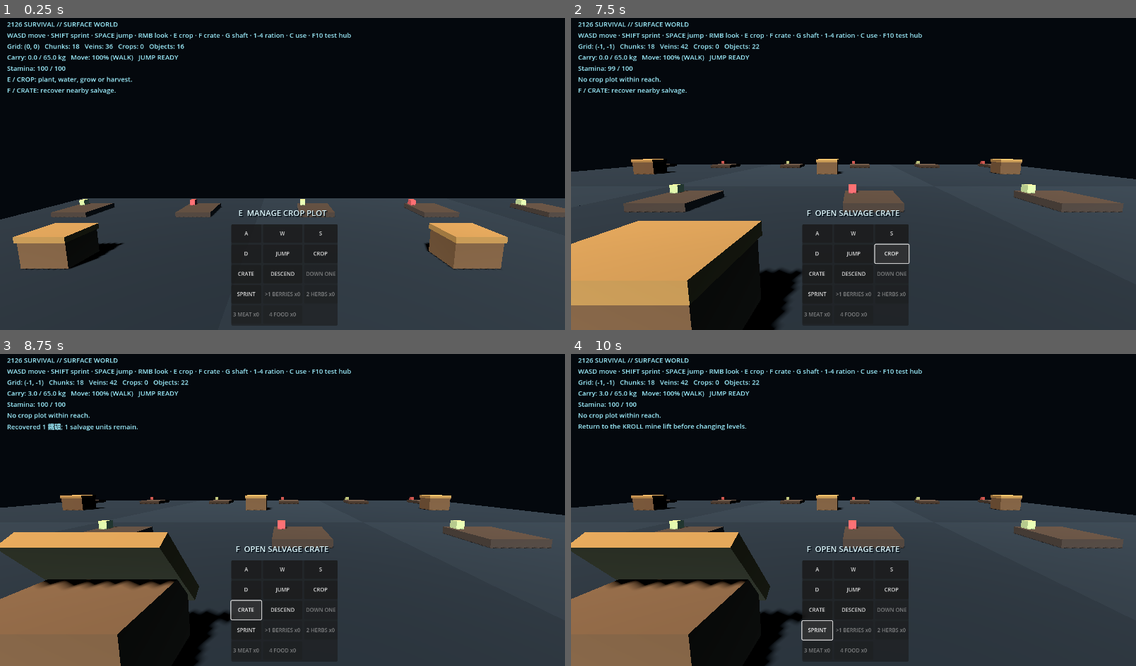
Above: before the commit, frames 1-4 (two rows, left to right).
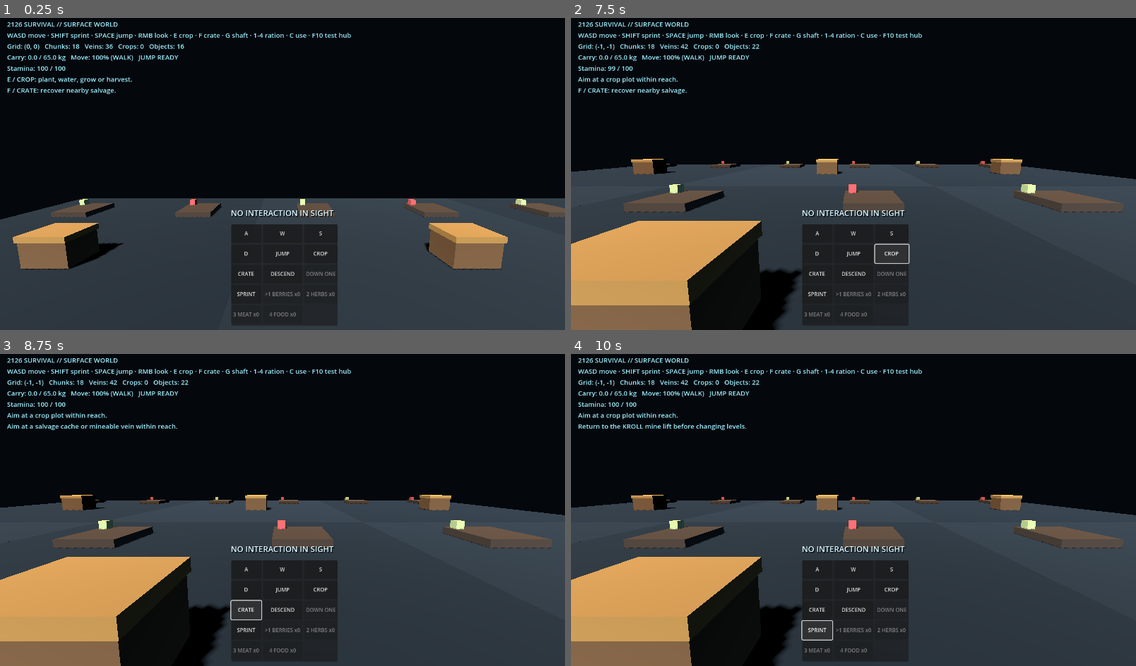
Above: after the commit, the same moments.

Repository: qaqp980520-prog/2126-Survival
Game: Godot game, scene res://world/SurfaceWorld.tscn
The game is run twice, just before and just after one commit, with the same random seed, the same clock (stepped at 60 frames per second) and the same inputs.
Inputs (mouse positions are in pixels of both pictures, inside the frame that each line leads up to):
- Up to frame 1 (0.25 s): no input
- Up to frame 2 (7.5 s): tap Enter at 0.5 s; move the mouse to (825, 236) at 0.52 s; hold W 0.53-1.25 s; tap Q at 0.6 s; click (825, 236) at 0.67 s; tap Space at 0.77 s; drag from (1023, 217) to (825, 236) at 1.27 s; click "A" at 2 s; click "W" at 2.75 s; click "S" at 3.5 s; click "D" at 4.25 s; click "JUMP" at 5 s; move the mouse to (684, 124) at 5.77 s; hold A 5.78-6.5 s; tap T at 5.85 s; drag from (881, 170) to (684, 124) at 6.52 s; click "CROP" at 7.25 s
- Up to frame 3 (8.75 s): click "CRATE" at 8 s
- Up to frame 4 (10 s): click "DESCEND" at 8.75 s; click "SPRINT" at 9.5 s

The runs differ from the first frame. In frame 1, 0.3% of the frame differs, in the area x 40-60%, y 61-64%; in frame 2, 0.5%; in frame 3, 11%, in the area x 0-60%, y 11-100%; in frame 4, 11%.

Commit message:
Run 64: use camera raycast for production world interactions

Diff:
--- a/world/SurfaceWorld.gd
+++ b/world/SurfaceWorld.gd
@@ -12,6 +12,7 @@
 const MINE_ENTRY_UNDERGROUND: Vector3 = Vector3(1.5, -8.25, 7.5)
 const MINE_ACCESS_RANGE: float = 2.75
 const MINE_INTERACTION_RANGE: float = 3.5
+const INTERACTION_RAY_DISTANCE: float = 5.0
 const BASE_MOVE_SPEED: float = 5.0
 const BASE_JUMP_SPEED: float = 7.0
 const LEGACY_WORLD_SEED: int = 0
@@ -398,49 +399,30 @@
 func _interact_nearest_crop_plot(now_unix: int = -1) -> Dictionary:
 	if player == null or chunk_controller == null or crop_controller == null:
 		return {"ok": false, "action": "unavailable", "message": "Crop interaction is unavailable."}
-	var nearest: Node3D = null
-	var nearest_distance: float = 3.25
-	for plot in chunk_controller.get_loaded_crop_plots():
-		if not is_instance_valid(plot):
-			continue
-		var distance: float = player.global_position.distance_to(plot.global_position)
-		if distance <= nearest_distance:
-			nearest = plot
-			nearest_distance = distance
-	if nearest == null:
-		_crop_action_message = "No crop plot within reach."
+	var target: Dictionary = get_camera_interaction_target()
+	var selected_plot: Node3D = target.get("node") as Node3D if str(target.get("kind", "")) == "crop" else null
+	if selected_plot == null:
+		_crop_action_message = "Aim at a crop plot within reach."
 		_refresh_hud()
 		return {"ok": false, "action": "out_of_reach", "message": _crop_action_message}
 	var timestamp: int = now_unix if now_unix > 0 else int(Time.get_unix_time_from_system())
-	var result: Dictionary = nearest.call("interact", timestamp)
+	var result: Dictionary = selected_plot.call("interact", timestamp)
 	_crop_action_message = str(result.get("message", "Crop action completed."))
 	_refresh_hud()
 	return result
-
 func _interact_nearest_world_prop(now_unix: int = -1) -> Dictionary:
 	if player == null or chunk_controller == null:
 		return {"ok": false, "action": "unavailable", "message": "World-object interaction is unavailable."}
-	var nearest: Node3D = null
-	var nearest_distance: float = 3.25
-	for prop in chunk_controller.get_loaded_world_state_nodes():
-		if not is_instance_valid(prop):
-			continue
-		var distance: float = player.global_position.distance_to(prop.global_position)
-		if distance <= nearest_distance:
-			nearest = prop
-			nearest_distance = distance
-	# In mines, F selects the closest valid target: a salvage cache or a mineral vein.
-	if _is_underground:
-		var nearest_vein: Node3D = _get_nearest_mineable_vein()
-		if nearest_vein != null:
-			var vein_distance: float = player.global_position.distance_to(nearest_vein.global_position)
-			if nearest == null or vein_distance < nearest_distance:
-				return _interact_nearest_mineral(now_unix)
-	if nearest == null:
-		_world_object_action_message = "No salvage cache or mineable vein within reach." if _is_underground else "No salvage crate within reach."
+	var target: Dictionary = get_camera_interaction_target()
+	var target_kind: String = str(target.get("kind", ""))
+	var selected: Node3D = target.get("node") as Node3D
+	if target_kind == "vein":
+		return _interact_nearest_mineral(now_unix, selected)
+	if target_kind != "prop" or selected == null:
+		_world_object_action_message = "Aim at a salvage cache or mineable vein within reach."
 		_refresh_hud()
 		return {"ok": false, "action": "out_of_reach", "message": _world_object_action_message}
-	var result: Dictionary = nearest.call("interact_with_inventory", inventory_bridge)
+	var result: Dictionary = selected.call("interact_with_inventory", inventory_bridge)
 	var ok: bool = bool(result.get("ok", false))
 	var reason: String = str(result.get("reason", "unknown"))
 	var item_id: String = str(result.get("item_id", "iron_ore"))
@@ -458,7 +440,6 @@
 	result["message"] = _world_object_action_message
 	_refresh_hud()
 	return result
-
 func _get_nearest_mineable_vein() -> Node3D:
 	if not _is_underground or player == null or chunk_controller == null or not chunk_controller.has_method("get_loaded_mineral_nodes"):
 		return null
@@ -497,12 +478,25 @@
 	return UndergroundMineFactoryScript.make_chunk(now_unix, coord, layer_index, world_seed)
 
 func _build_mine_entrance_visual() -> void:
-	if DisplayServer.get_name() == "headless":
-		return
 	var marker := Node3D.new()
 	marker.name = "KrollMineShaftEntrance"
 	marker.position = MINE_ENTRY_SURFACE
+	var interaction_area := Area3D.new()
+	interaction_area.name = "InteractionArea"
+	interaction_area.collision_layer = 2
+	interaction_area.collision_mask = 0
+	interaction_area.monitoring = false
+	var interaction_collision := CollisionShape3D.new()
+	var interaction_shape := CylinderShape3D.new()
+	interaction_shape.radius = 1.4
+	interaction_shape.height = 2.2
+	interaction_collision.shape = interaction_shape
+	interaction_collision.position.y = 0.9
+	interaction_area.add_child(interaction_collision)
+	marker.add_child(interaction_area)
 	add_child(marker)
+	if DisplayServer.get_name() == "headless":
+		return
 	var hatch := MeshInstance3D.new()
 	hatch.name = "ShaftHatch"
 	var hatch_mesh := BoxMesh.new()
@@ -538,7 +532,6 @@
 	lamp.omni_range = 7.0
 	lamp.shadow_enabled = false
 	marker.add_child(lamp)
-
 func _toggle_mine_access() -> bool:
 	if player == null or mine_director == null:
 		_world_object_action_message = "Mine shaft is unavailable."
@@ -550,6 +543,11 @@
 	).length()
 	if horizontal_distance > MINE_ACCESS_RANGE:
 		_world_object_action_message = "Return to the KROLL mine lift before changing levels."
+		_refresh_hud()
+		return false
+	var aimed_target: Dictionary = get_camera_interaction_target()
+	if str(aimed_target.get("kind", "")) != "lift":
+		_world_object_action_message = "Aim at the KROLL mine lift before changing levels."
 		_refresh_hud()
 		return false
 	var now: int = int(Time.get_unix_time_from_system())
@@ -623,6 +621,11 @@
 		_refresh_hud()
 		return false
 	var current_layer: int = mine_director.get_layer_index(player.global_position)
+	var aimed_target: Dictionary = get_camera_interaction_target()
+	if str(aimed_target.get("kind", "")) != "lift":
+		_world_object_action_message = "Aim at the KROLL lift platform before descending."
+		_refresh_hud()
+		return false
 	if current_layer < 0 or current_layer >= UndergroundMineDirectorScript.MAX_LAYER_INDEX:
 		_world_object_action_message = "The maximum supported mine depth has been reached."
 		_refresh_hud()
@@ -653,14 +656,18 @@
 	_refresh_hud()
 	return true
 
-func _interact_nearest_mineral(_now_unix: int = -1) -> Dictionary:
+func _interact_nearest_mineral(_now_unix: int = -1, selected_vein: Node3D = null) -> Dictionary:
 	if not _is_underground:
 		return {"ok": false, "action": "underground_only", "message": "Mineral veins can only be mined underground."}
 	if player == null or chunk_controller == null or not chunk_controller.has_method("get_loaded_mineral_nodes"):
 		return {"ok": false, "action": "unavailable", "message": "Underground mining is unavailable."}
-	var nearest: Node3D = _get_nearest_mineable_vein()
+	var nearest: Node3D = selected_vein
 	if nearest == null:
-		_world_object_action_message = "No mineable vein within reach."
+		var target: Dictionary = get_camera_interaction_target()
+		if str(target.get("kind", "")) == "vein":
+			nearest = target.get("node") as Node3D
+	if nearest == null or not chunk_controller.call("get_loaded_mineral_nodes").has(nearest):
+		_world_object_action_message = "Aim at a mineable vein within reach."
 		_refresh_hud()
 		return {"ok": false, "action": "out_of_reach", "message": _world_object_action_message}
 	var accepted: int = int(nearest.call("mine_hit", Vector3.ZERO))
@@ -673,7 +680,6 @@
 		_world_object_action_message = "Mining rejected: inventory full or vein depleted."
 	_refresh_hud()
 	return {"ok": accepted > 0, "action": "mined" if accepted > 0 else "rejected", "item_id": item_id, "amount": accepted, "remaining": int(nearest.get("remaining_units")), "message": _world_object_action_message}
-
 func serialize_stream_state() -> Dictionary:
 	var payload: Dictionary = super.serialize_stream_state()
 	if payload.is_empty():
@@ -832,59 +838,90 @@
 func _make_chunk(coord: Vector2i) -> Node3D:
 	return SurfaceChunkFactoryScript.make_chunk(coord, _stream_clock_unix)
 
+func get_camera_interaction_target() -> Dictionary:
+	if player == null or camera == null or not is_instance_valid(camera) or chunk_controller == null:
+		return {}
+	var world_3d: World3D = get_world_3d()
+	if world_3d == null:
+		return {}
+	var ray_origin: Vector3 = camera.global_position
+	var ray_direction: Vector3 = (-camera.global_basis.z).normalized()
+	if ray_direction.length_squared() <= 0.0001:
+		return {}
+	var query := PhysicsRayQueryParameters3D.create(
+		ray_origin,
+		ray_origin + ray_direction * INTERACTION_RAY_DISTANCE
+	)
+	query.collision_mask = 0xFFFFFFFF
+	query.collide_with_areas = true
+	query.collide_with_bodies = true
+	query.exclude = [player.get_rid()]
+	var hit: Dictionary = world_3d.direct_space_state.intersect_ray(query)
+	if hit.is_empty():
+		return {}
+	var target: Dictionary = _resolve_camera_interaction_target(hit.get("collider"))
+	if target.is_empty():
+		return {}
+	var target_node: Node3D = target.get("node") as Node3D
+	if target_node == null or not is_instance_valid(target_node):
+		return {}
+	var max_range: float = 3.25
+	match str(target.get("kind", "")):
+		"vein":
+			max_range = MINE_INTERACTION_RANGE
+		"lift":
+			max_range = MINE_ACCESS_RANGE
+	var player_distance: float = player.global_position.distance_to(target_node.global_position)
+	if player_distance > max_range:
+		return {}
+	target["distance"] = player_distance
+	target["hit_position"] = hit.get("position", ray_origin)
+	return target
+
+func _resolve_camera_interaction_target(collider: Object) -> Dictionary:
+	var candidate: Node = collider as Node
+	while candidate != null and candidate != self:
+		if chunk_controller != null:
+			var crop_plots: Array = chunk_controller.call("get_loaded_crop_plots")
+			if crop_plots.has(candidate):
+				return {"kind": "crop", "node": candidate}
+			var world_props: Array = chunk_controller.call("get_loaded_world_state_nodes")
+			if world_props.has(candidate):
+				return {"kind": "prop", "node": candidate}
+			if chunk_controller.has_method("get_loaded_mineral_nodes"):
+				var mineral_nodes: Array = chunk_controller.call("get_loaded_mineral_nodes")
+				if mineral_nodes.has(candidate) and bool(candidate.get("visible")) and int(candidate.get("remaining_units")) > 0:
+					return {"kind": "vein", "node": candidate}
+		if candidate.name == "KrollMineShaftEntrance" or candidate.name == "MineLiftAnchor":
+			return {"kind": "lift", "node": candidate}
+		candidate = candidate.get_parent()
+	return {}
+
 func get_interaction_prompt_text() -> String:
-	if player == null or chunk_controller == null:
-		return ""
-	var nearest_prop: Node3D = null
-	var nearest_prop_distance: float = 3.25
-	for prop in chunk_controller.get_loaded_world_state_nodes():
-		if not is_instance_valid(prop):
-			continue
-		var distance: float = player.global_position.distance_to(prop.global_position)
-		if distance <= nearest_prop_distance:
-			nearest_prop = prop
-			nearest_prop_distance = distance
-	if _is_underground:
-		var nearest_vein: Node3D = _get_nearest_mineable_vein()
-		if nearest_vein != null:
-			var vein_distance: float = player.global_position.distance_to(nearest_vein.global_position)
-			if nearest_prop == null or vein_distance < nearest_prop_distance:
-				var vein_id: String = str(nearest_vein.get("mineral_id"))
-				var vein_data: Dictionary = MineralCatalogScript.get_mineral(vein_id)
-				return "F  MINE %s" % str(vein_data.get("display_name", vein_id)).to_upper()
-		if nearest_prop != null:
-			var cache_id: String = str(nearest_prop.get("loot_item_id"))
+	var target: Dictionary = get_camera_interaction_target()
+	if target.is_empty():
+		return "NO INTERACTION IN SIGHT"
+	var target_node: Node3D = target.get("node") as Node3D
+	match str(target.get("kind", "")):
+		"crop":
+			return "E  MANAGE CROP PLOT"
+		"vein":
+			var vein_id: String = str(target_node.get("mineral_id"))
+			var vein_data: Dictionary = MineralCatalogScript.get_mineral(vein_id)
+			return "F  MINE %s" % str(vein_data.get("display_name", vein_id)).to_upper()
+		"prop":
+			var cache_id: String = str(target_node.get("loot_item_id"))
 			var cache_data: Dictionary = MineralCatalogScript.get_mineral(cache_id)
-			return "F  OPEN %s CACHE · %d LEFT" % [str(cache_data.get("display_name", cache_id)).to_upper(), int(nearest_prop.get("loot_remaining"))]
-		var mine_lift_distance := Vector2(
-			player.global_position.x - MINE_ENTRY_UNDERGROUND.x,
-			player.global_position.z - MINE_ENTRY_UNDERGROUND.z
-		).length()
-		if mine_lift_distance <= MINE_ACCESS_RANGE:
-			var current_layer: int = mine_director.get_layer_index(player.global_position) if mine_director != null else 0
-			return "G  ASCEND · V  DESCEND" if current_layer > 0 else "G  SURFACE · V  DESCEND"
-		return "NO CACHE OR VEIN IN REACH"
-	var nearest_crop: Node3D = null
-	var nearest_crop_distance: float = 3.25
-	for plot in chunk_controller.get_loaded_crop_plots():
-		if not is_instance_valid(plot):
-			continue
-		var crop_distance: float = player.global_position.distance_to(plot.global_position)
-		if crop_distance <= nearest_crop_distance:
-			nearest_crop = plot
-			nearest_crop_distance = crop_distance
-	if nearest_crop != null and (nearest_prop == null or nearest_crop_distance < nearest_prop_distance):
-		return "E  MANAGE CROP PLOT"
-	if nearest_prop != null:
-		return "F  OPEN SALVAGE CRATE"
-	var surface_lift_distance := Vector2(
-		player.global_position.x - MINE_ENTRY_SURFACE.x,
-		player.global_position.z - MINE_ENTRY_SURFACE.z
-	).length()
-	if surface_lift_distance <= MINE_ACCESS_RANGE:
-		return "G  ENTER KROLL MINE LIFT"
-	return "NO INTERACTION IN REACH"
-
+			return "F  OPEN %s CACHE · %d LEFT" % [
+				str(cache_data.get("display_name", cache_id)).to_upper(),
+				int(target_node.get("loot_remaining"))
+			]
+		"lift":
+			if _is_underground:
+				var current_layer: int = mine_director.get_layer_index(player.global_position) if mine_director != null else 0
+				return "G  ASCEND · V  DESCEND" if current_layer > 0 else "G  SURFACE · V  DESCEND"
+			return "G  ENTER KROLL MINE LIFT"
+	return "NO INTERACTION IN SIGHT"
 func _refresh_hud() -> void:
 	if hud == null:
 		return
